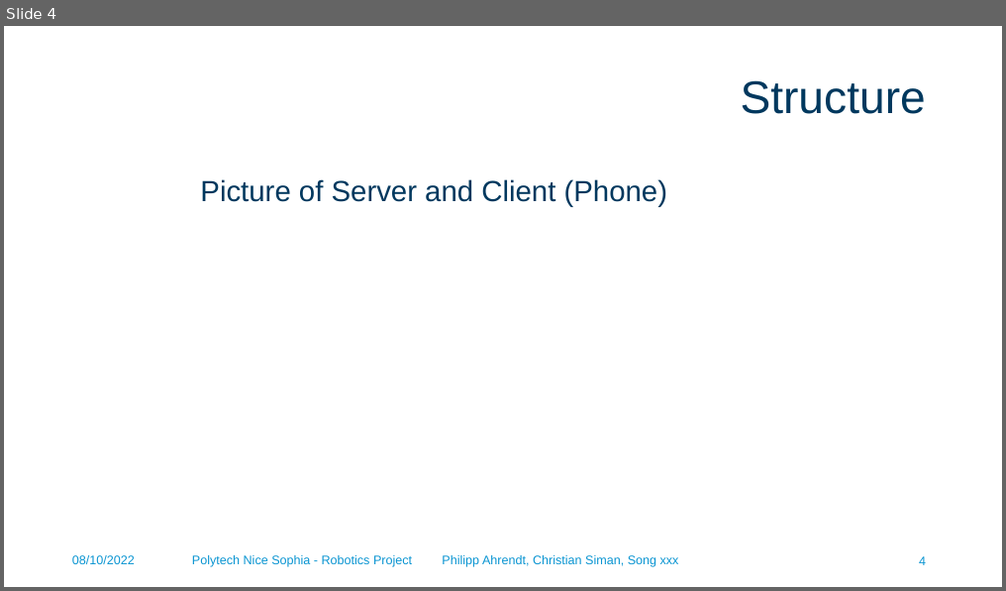
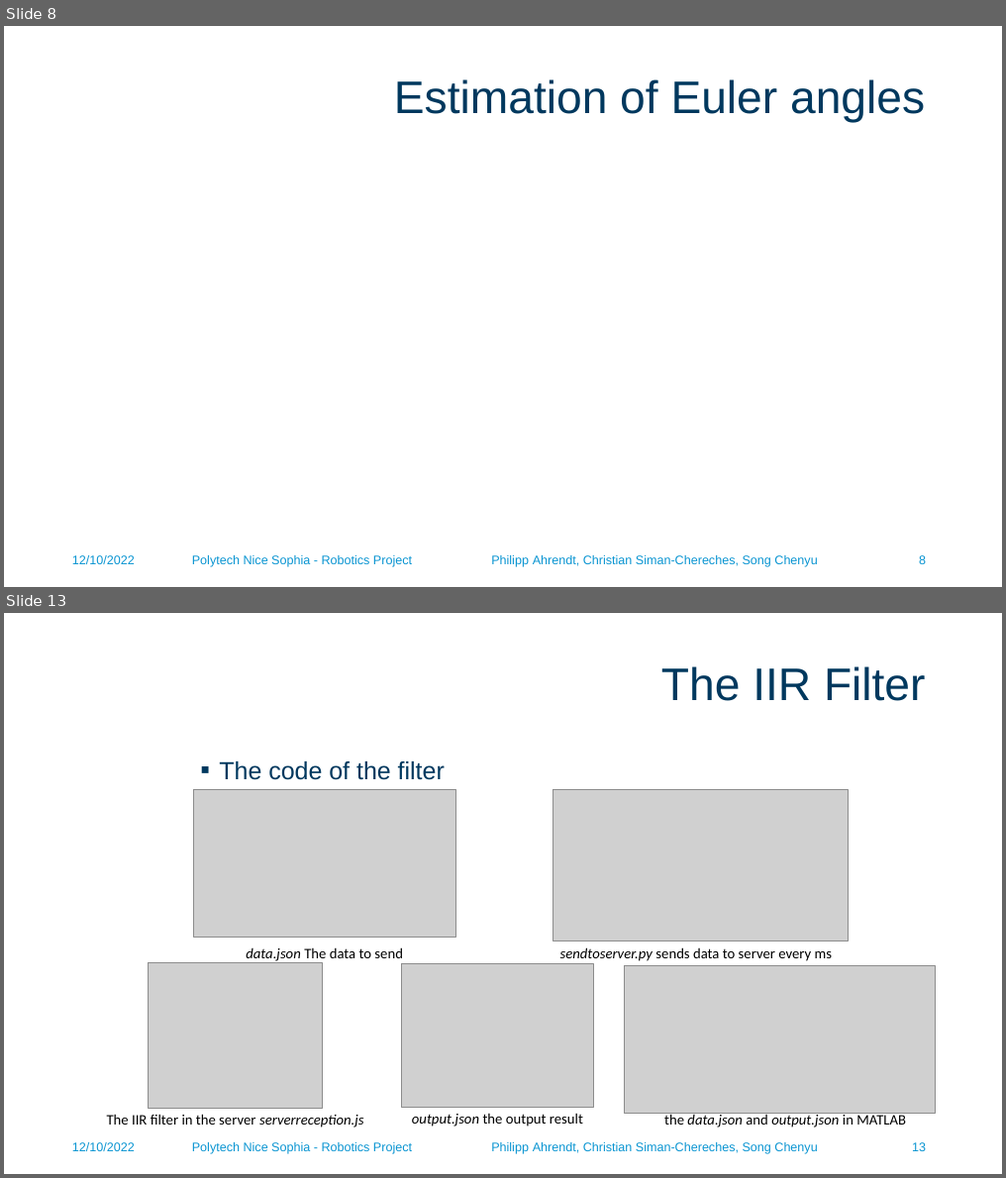
Before and after one commit to phiahr/accel_mouse, a slide deck: Robotics project.pptx. Shown one above the other, each under a label of ours: slide 4 before the commit, slides 8 and 13 after it; the slides between them are not shown. The pictures are 1006x591 and 1006x1178 pixels, drawn with LibreOffice and Linux fonts; fonts in the diff are those of the drawing; grey boxes stand for pictures; background and template pictures are left out. Boxes give left, top, right and bottom in pixels: in the first picture for what was removed or moved away, otherwise in the second. Text is boxed around its words. In the diff, an @@ line names an element or a change of style, - is before the commit and + after.

```diff
--- a/Robotics project.pptx
+++ b/Robotics project.pptx
@@ slide 13 added at (4, 613, 1002, 1174), background #FFFFFF @@
@@ title added at (661, 666, 926, 701), 44 pt, text #00385E @@
+The IIR Filter
@@ picture added at (193, 789, 456, 937) @@
@@ text added at (219, 761, 445, 780), 23.8 pt, text #00385E @@
+▪ The code of the filter
@@ picture added at (553, 789, 848, 941) @@
@@ picture added at (149, 963, 323, 1109) @@
@@ text added at (246, 948, 403, 963), 14 pt, text #000000 @@
+data.json The data to send
@@ picture added at (402, 964, 594, 1107) @@
@@ text added at (560, 948, 833, 961), 14 pt, text #000000 @@
+sendtoserver.py sends data to server every ms
@@ picture added at (625, 966, 936, 1114) @@
@@ text added at (107, 1114, 363, 1128), 14 pt, text #000000 @@
+The IIR filter in the server serverreception.js
@@ text added at (412, 1113, 583, 1127), 14 pt, text #000000 @@
+output.json the output result
@@ text added at (664, 1112, 906, 1128), 14 pt, text #000000, italic @@
+the data.json and output.json in MATLAB
@@ text added at (72, 1143, 135, 1152), 12 pt, text #0A95D2 @@
+12/10/2022
@@ text added at (192, 1143, 817, 1155), 12 pt, text #0A95D2 @@
+Polytech Nice Sophia - Robotics Project Philipp Ahrendt, Christian Siman-Chereches, Song Chenyu
@@ page number added at (912, 1143, 926, 1152), 12 pt, text #0A95D2 @@
+13
@@ what was slide 4 is now slide 8 @@
@@ slide 8 changed as well @@
@@ title at (394, 79, 925, 123): text changed @@
-Structure
+Estimation of Euler angles
@@ text removed at (200, 179, 668, 207) @@
-Picture of Server and Client (Phone)
@@ text at (72, 556, 135, 565): text changed @@
-08/10/2022
+12/10/2022
@@ text at (192, 556, 817, 568): text changed @@
-Polytech Nice Sophia - Robotics Project Philipp Ahrendt, Christian Siman, Song xxx
+Polytech Nice Sophia - Robotics Project Philipp Ahrendt, Christian Siman-Chereches, Song Chenyu
@@ page number removed at (919, 557, 926, 566) @@
-4
@@ page number added at (919, 556, 926, 565), 12 pt, text #0A95D2 @@
+8
```
Also in this commit, not shown: 7 other slides changed, 15 other slides added, 2 slides removed, 5 other files.
